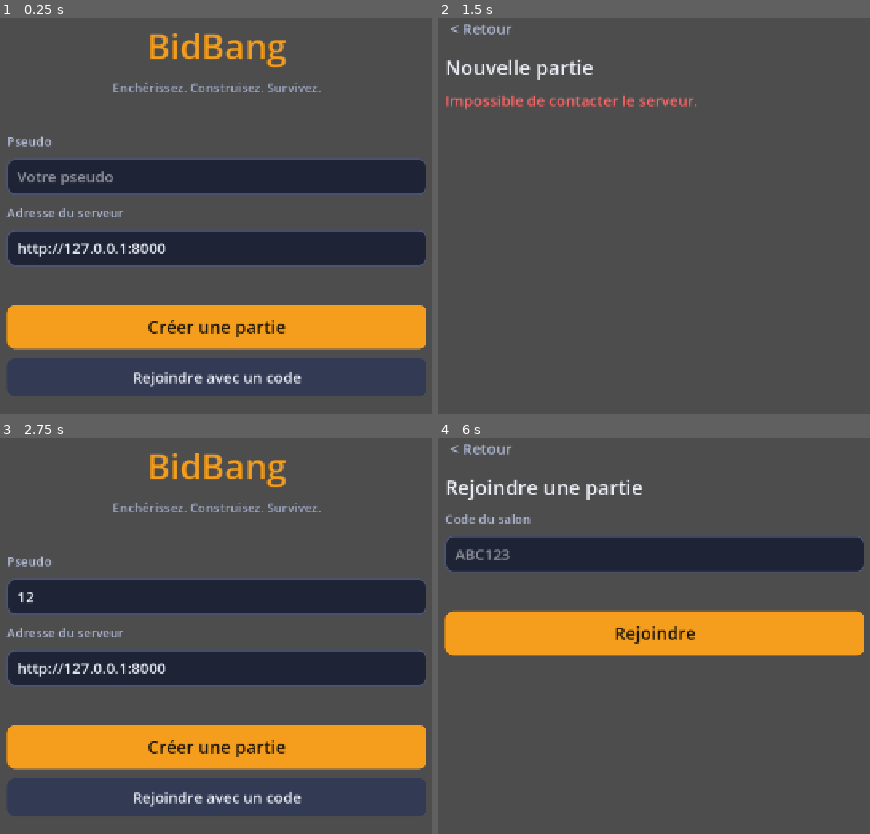
Above: before the commit, frames 1-4 (two rows, left to right).
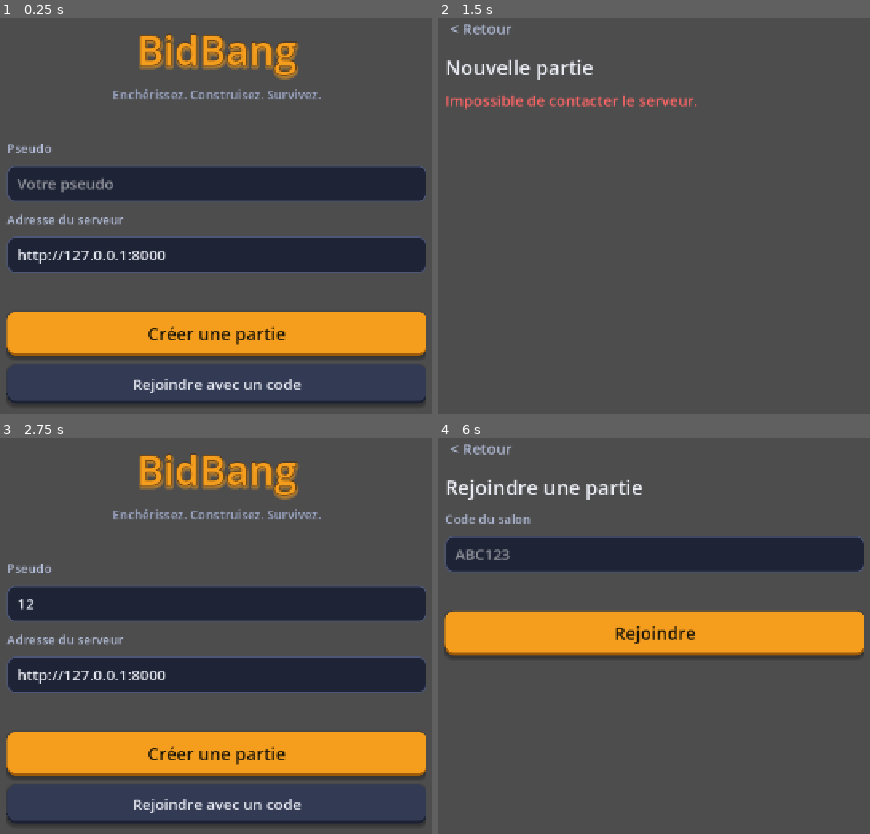
Above: after the commit, the same moments.

Repository: lucas-lucchesi/BidBang
Game: Godot game, scene res://menu.tscn
Two runs of this game, one before a commit and one after it. Both use one fixed random seed, a clock stepped at 60 frames per second and the inputs below.
Inputs (mouse positions are in pixels of both pictures, inside the frame that each line leads up to):
- Up to frame 1 (0.25 s): no input
- Up to frame 2 (1.5 s): click (654, 176) at 0.52 s; type "12" at 0.6 s; click "Créer une partie" at 1.25 s
- Up to frame 3 (2.75 s): click "< Retour" at 2 s
- Up to frame 4 (6 s): click "Créer une partie" at 2.75 s; click "< Retour" at 3.5 s; click "Créer une partie" at 4.25 s; click "< Retour" at 5 s; click "Rejoindre avec un code" at 5.75 s

The runs differ from the first frame. In frame 1, 22% of the frame differs, in the area x 1-99%, y 3-98%; in frame 2, nothing differs; in frame 3, 22%; in frame 4, 1.0%.

Commit message:
add theme-depth 3D button bottom borders, shadows and glowing title outline
Co-Authored-By: Claude Sonnet 5.5 <noreply@anthropic.com>

Diff:
--- a/bid-bang/theme/main_theme.tres
+++ b/bid-bang/theme/main_theme.tres
@@ -1,6 +1,11 @@
 [gd_resource type="Theme" format=3]
 
 [sub_resource type="StyleBoxFlat" id="btn_normal"]
+border_width_bottom = 5
+border_color = Color(0.11, 0.13, 0.2, 1)
+shadow_color = Color(0, 0, 0, 0.3)
+shadow_size = 6
+shadow_offset = Vector2(0, 3)
 bg_color = Color(0.2, 0.23, 0.33, 1)
 corner_radius_top_left = 14
 corner_radius_top_right = 14
@@ -12,6 +17,11 @@
 content_margin_bottom = 14.0
 
 [sub_resource type="StyleBoxFlat" id="btn_hover"]
+border_width_bottom = 5
+border_color = Color(0.13, 0.15, 0.24, 1)
+shadow_color = Color(0, 0, 0, 0.3)
+shadow_size = 6
+shadow_offset = Vector2(0, 3)
 bg_color = Color(0.26, 0.3, 0.42, 1)
 corner_radius_top_left = 14
 corner_radius_top_right = 14
@@ -45,6 +55,11 @@
 content_margin_bottom = 14.0
 
 [sub_resource type="StyleBoxFlat" id="primary_normal"]
+border_width_bottom = 5
+border_color = Color(0.62, 0.36, 0.04, 1)
+shadow_color = Color(0, 0, 0, 0.3)
+shadow_size = 6
+shadow_offset = Vector2(0, 3)
 bg_color = Color(0.96, 0.62, 0.12, 1)
 corner_radius_top_left = 14
 corner_radius_top_right = 14
@@ -56,6 +71,11 @@
 content_margin_bottom = 16.0
 
 [sub_resource type="StyleBoxFlat" id="primary_hover"]
+border_width_bottom = 5
+border_color = Color(0.7, 0.42, 0.06, 1)
+shadow_color = Color(0, 0, 0, 0.3)
+shadow_size = 6
+shadow_offset = Vector2(0, 3)
 bg_color = Color(1, 0.72, 0.28, 1)
 corner_radius_top_left = 14
 corner_radius_top_right = 14
@@ -252,7 +272,12 @@
 BackButton/styles/pressed = SubResource("back_normal")
 TitleLabel/base_type = &"Label"
 TitleLabel/colors/font_color = Color(0.96, 0.62, 0.12, 1)
-TitleLabel/font_sizes/font_size = 56
+TitleLabel/font_sizes/font_size = 64
+TitleLabel/colors/font_shadow_color = Color(0.96, 0.62, 0.12, 0.4)
+TitleLabel/constants/shadow_offset_y = 4
+TitleLabel/constants/shadow_outline_size = 14
+TitleLabel/colors/font_outline_color = Color(0.3, 0.16, 0.02, 1)
+TitleLabel/constants/outline_size = 6
 HeadingLabel/base_type = &"Label"
 HeadingLabel/font_sizes/font_size = 32
 MutedLabel/base_type = &"Label"
